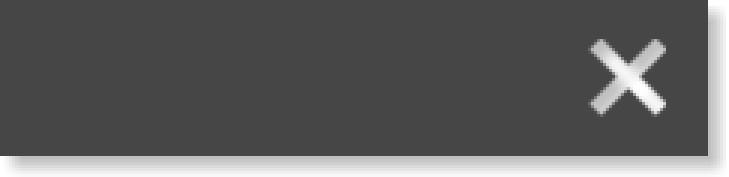
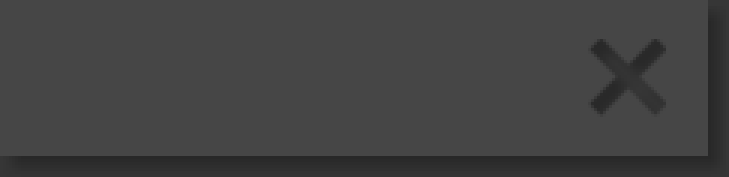
Layer changes from the first 729×177 image to the second:
added layer "Background" over [0, 0, 729, 177]
